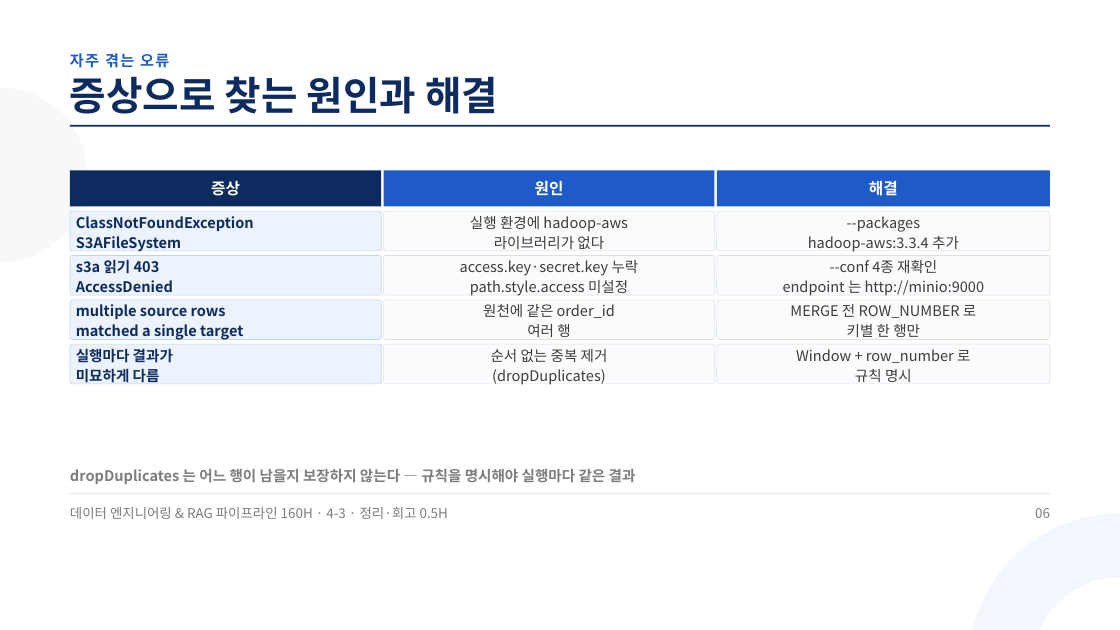
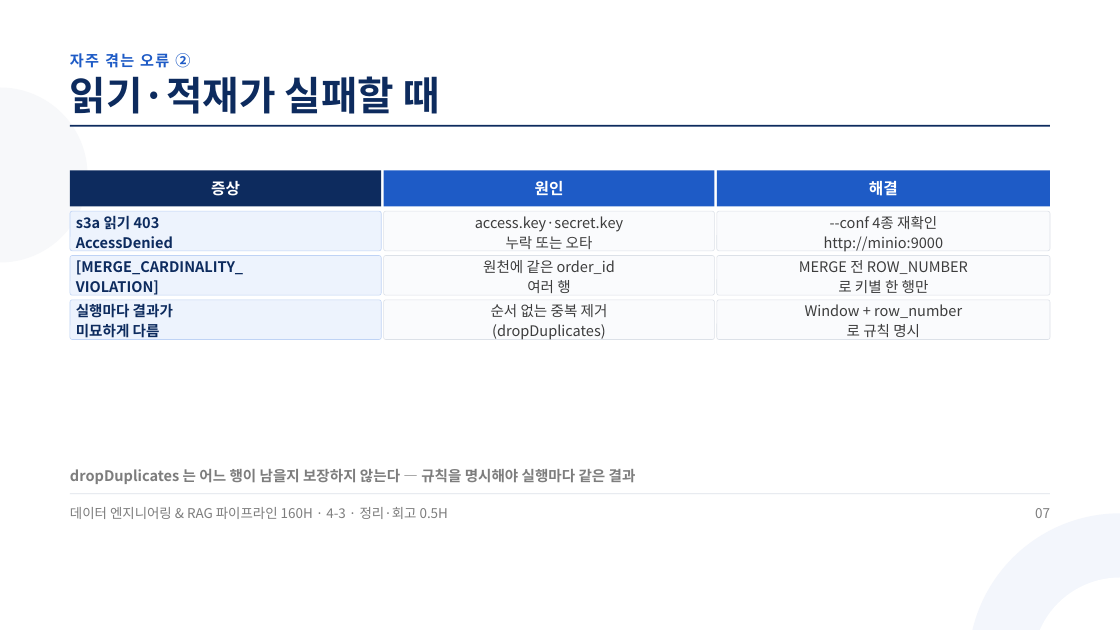
Before and after one commit to aebonlee/materials, a slide deck: slide 7 of data-eng/decks/w4d3s4.pptx (slide 6 before the commit). Drawn at 1120x630 pixels with LibreOffice and Linux fonts; fonts in the diff are those of the drawing. Boxes give left, top, right and bottom in pixels: in the first picture for what was removed or moved away, otherwise in the second. Text is boxed around its words. In the diff, an @@ line names an element or a change of style, - is before the commit and + after.

Commit message:
data-eng 4-3 덱 5(실습점검 신설) · 실패 캡처 — 2026-10-15 실측

```diff
--- a/data-eng/decks/w4d3s4.pptx
+++ b/data-eng/decks/w4d3s4.pptx
@@ text at box(70, 53, 190, 68): text changed @@
-자주 겪는 오류
+자주 겪는 오류 ②
@@ text at box(70, 76, 439, 114): text changed @@
-증상으로 찾는 원인과 해결
+읽기·적재가 실패할 때
@@ text removed at box(76, 216, 254, 252) @@
-ClassNotFoundException
-S3AFileSystem
@@ text at box(475, 216, 623, 249): text changed @@
-실행 환경에 hadoop-aws
-라이브러리가 없다
+access.key·secret.key
+누락 또는 오타
@@ 5 texts: place and size @@
-5 texts at box(76, 259, 984, 385)
+5 texts at box(76, 215, 943, 341)
@@ text removed at box(808, 216, 959, 252) @@
---packages
-hadoop-aws:3.3.4 추가
@@ text at box(824, 236, 943, 252): text changed @@
-endpoint 는 http://minio:9000
+http://minio:9000
@@ text added at box(76, 260, 243, 295), 18.8 pt, text #0D2B5E, bold @@
+[MERGE_CARDINALITY_
+VIOLATION]
@@ text removed at box(460, 260, 639, 296) @@
-access.key·secret.key 누락
-path.style.access 미설정
@@ text at box(799, 260, 968, 293): spaces changed @@
-MERGE 전 ROW_NUMBER 로
-키별 한 행만
+MERGE 전 ROW_NUMBER
+로 키별 한 행만
@@ text removed at box(76, 304, 243, 340) @@
-multiple source rows
-matched a single target
@@ text at box(805, 304, 962, 337): spaces changed @@
-Window + row_number 로
-규칙 명시
+Window + row_number
+로 규칙 명시
@@ rounded rectangle removed at box(70, 344, 381, 384) @@
@@ rounded rectangle removed at box(384, 344, 715, 384) @@
@@ rounded rectangle removed at box(717, 344, 1050, 384) @@
@@ text at box(1035, 508, 1050, 518): text changed @@
-06
+07
```
Also in this commit, not shown: 7 other slides changed, 1 slide added, 12 other files.
